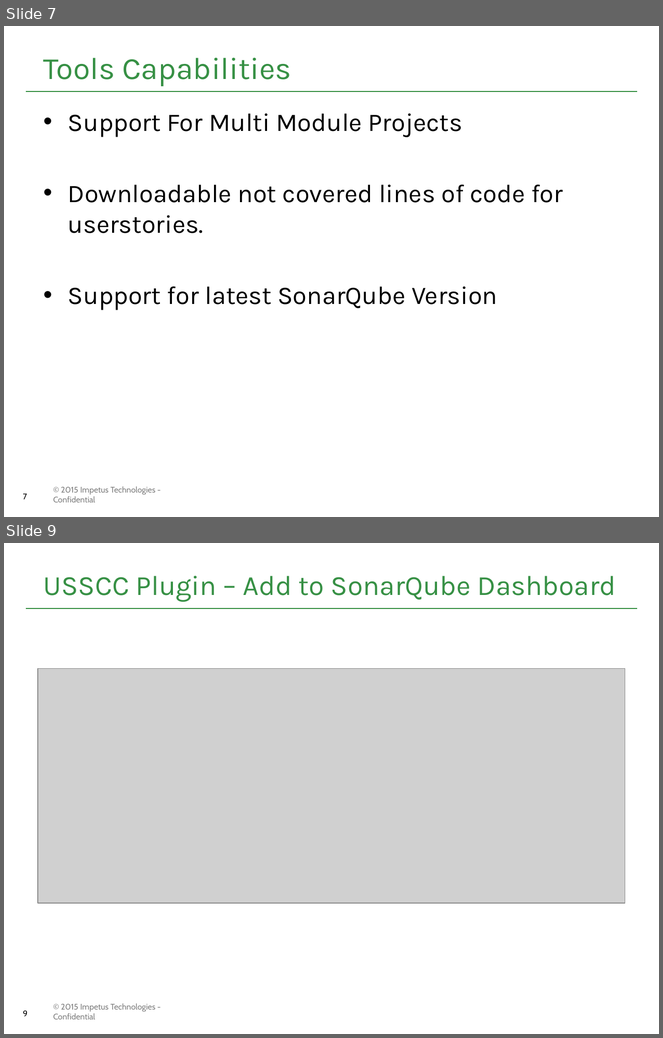
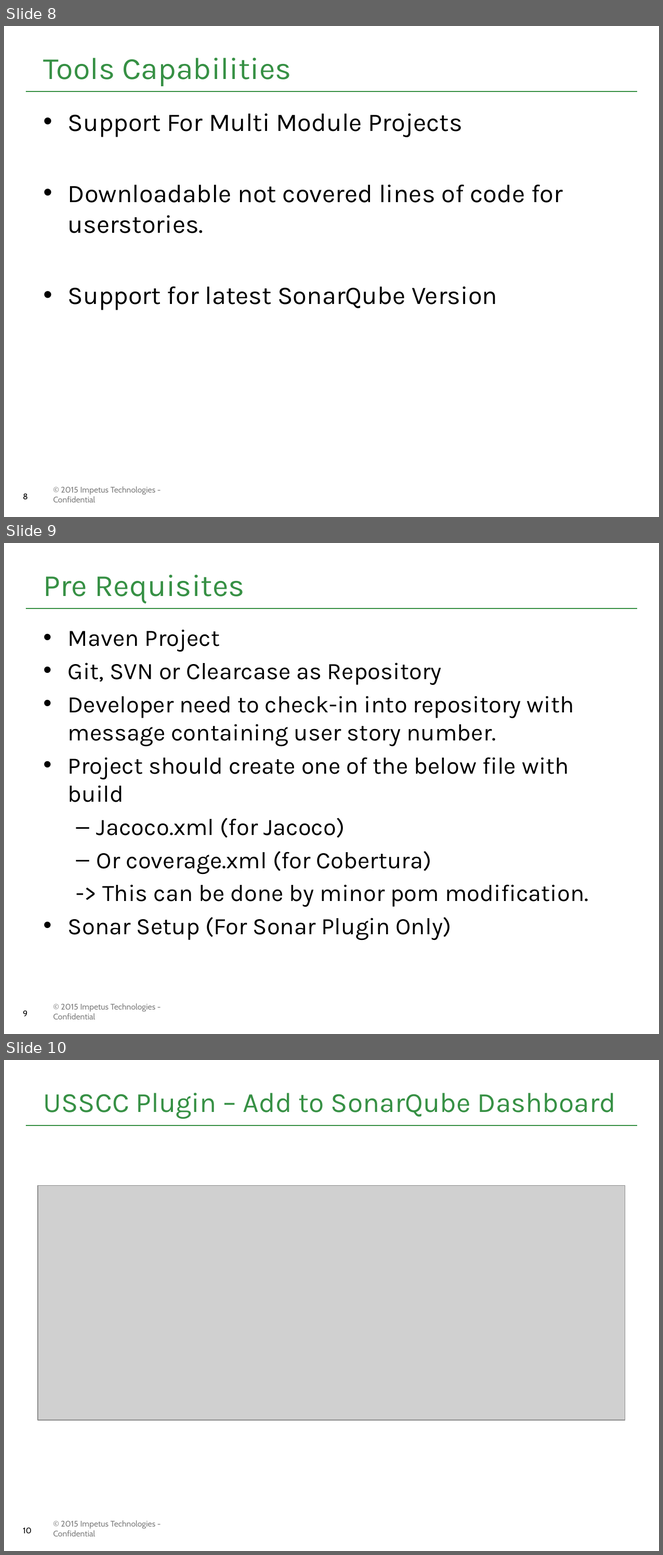
Before and after one commit to Impetus/couverture, a slide deck: USSCC_DOCUMENT/presentations/User Story Specific Code Coverage Tool.pptx. Shown one above the other, each under a label of ours: slides 7 and 9 before the commit, slides 8, 9 and 10 after it; the slides between them are not shown. The pictures are 663x1038 and 663x1555 pixels, drawn with LibreOffice and Linux fonts; fonts in the diff are those of the drawing; grey boxes stand for pictures; background and template pictures are left out. Boxes give left, top, right and bottom in pixels: in the first picture for what was removed or moved away, otherwise in the second. Text is boxed around its words. In the diff, an @@ line names an element or a change of style, - is before the commit and + after.

```diff
--- a/USSCC_DOCUMENT/presentations/User Story Specific Code Coverage Tool.pptx
+++ b/USSCC_DOCUMENT/presentations/User Story Specific Code Coverage Tool.pptx
@@ slide 9 added at [4, 543, 659, 1034], background #FFFFFF; not listed: 3 template elements that a slide beside it also shows @@
@@ title added at [44, 575, 245, 603], 34 pt, text #369044 @@
+Pre Requisites
@@ text added at [68, 629, 589, 941], 26 pt, text #000000 @@
+• Maven Project
+• Git, SVN or Clearcase as Repository
+• Developer need to check-in into repository with message containing user story number.
+• Project should create one of the below file with build
+  – Jacoco.xml (for Jacoco)
+  – Or coverage.xml (for Cobertura)
+  -> This can be done by minor pom modification.
+• Sonar Setup (For Sonar Plugin Only)
@@ what was slide 7 is now slide 8 @@
@@ page number at [23, 493, 28, 500]: text changed @@
-7
+8
@@ what was slide 9 is now slide 10 @@
@@ page number at [23, 1527, 32, 1534]: text changed @@
-9
+10
```
Also in this commit, not shown: 2 slides changed, 1 other slide added, 2 other files.
